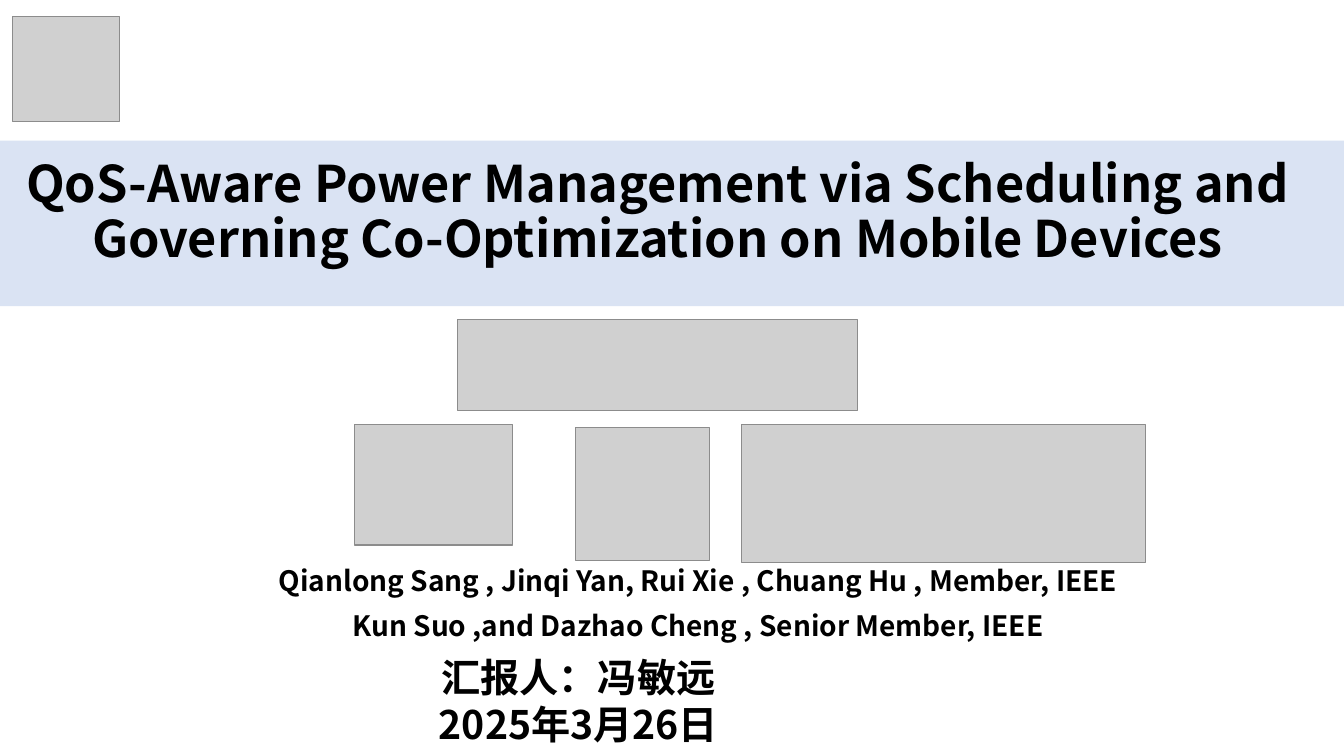
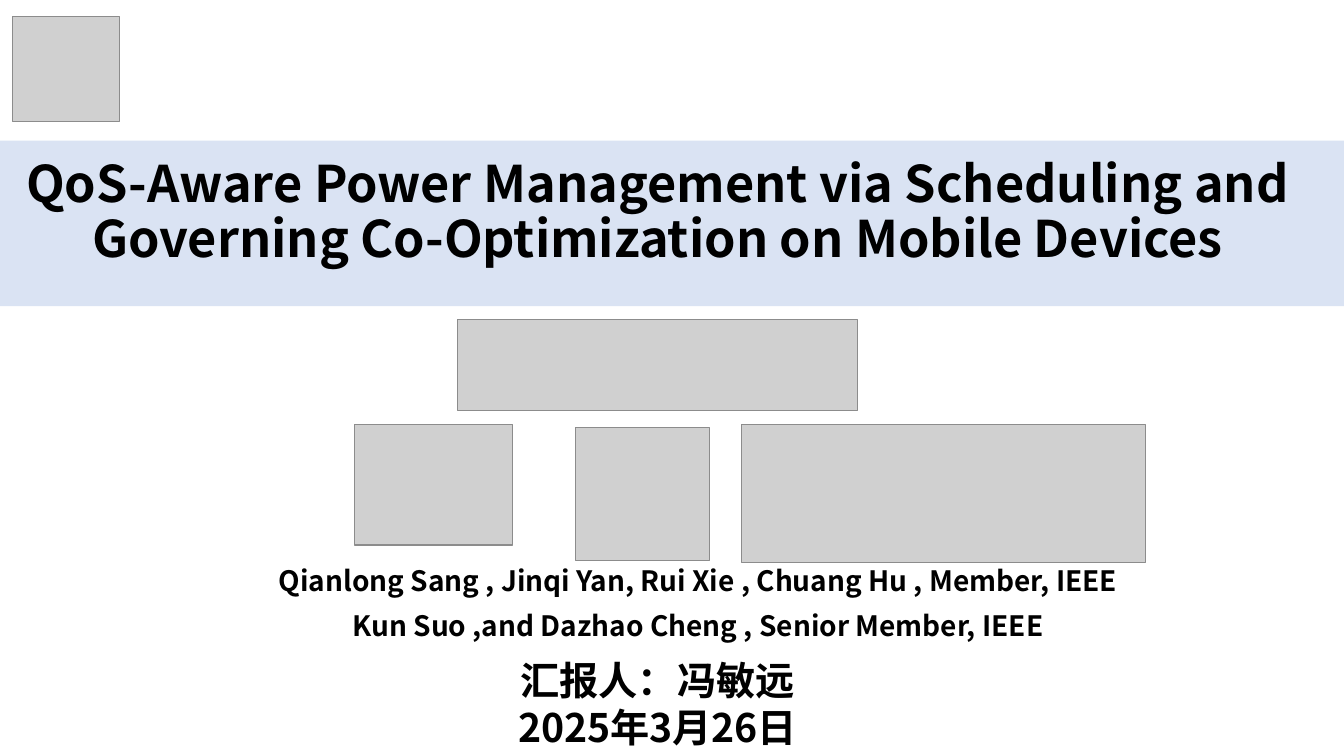
Before and after one commit to fmy-fly/Pre-ppt, a slide deck: slide 1 of QoS-Aware,pptx [自动保存的].pptx. Drawn at 1344x756 pixels with LibreOffice and Linux fonts; fonts in the diff are those of the drawing; grey boxes stand for pictures. Boxes give left, top, right and bottom in pixels: in the first picture for what was removed or moved away, otherwise in the second. Text is boxed around its words. In the diff, an @@ line names an element or a change of style, - is before the commit and + after.

```diff
--- a/QoS-Aware,pptx [自动保存的].pptx
+++ b/QoS-Aware,pptx [自动保存的].pptx
@@ text "汇报人：冯敏远": place and size @@
-text "汇报人：冯敏远" at (439,658,718,743)
+text "汇报人：冯敏远" at (518,661,797,746)
```
Also in this commit, not shown: 10 other slides changed, 2 slides added, 1 slide removed.
